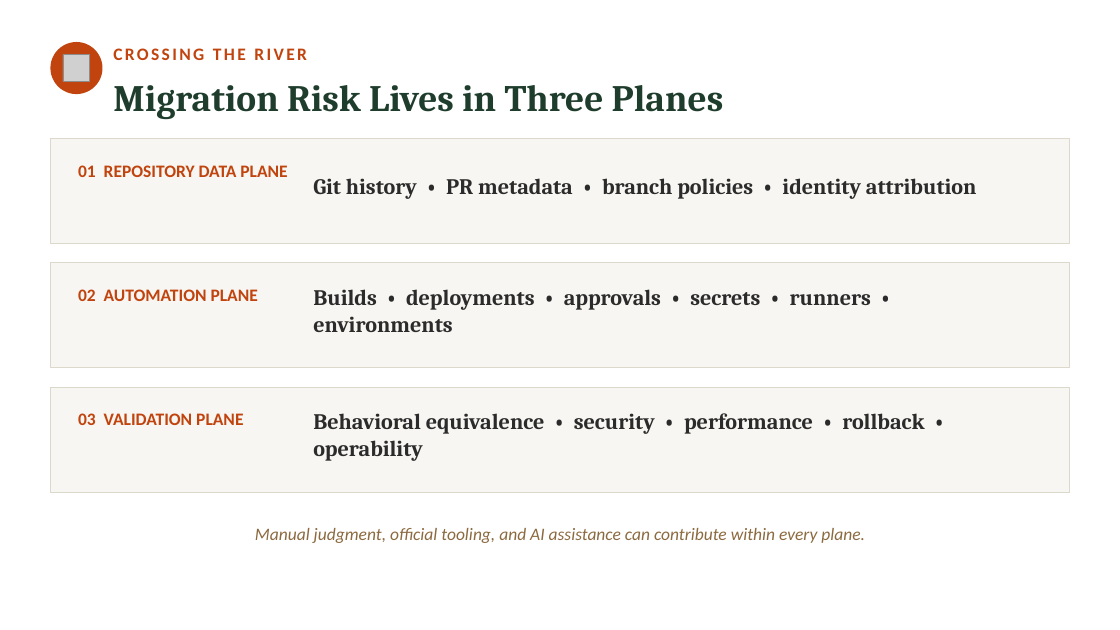
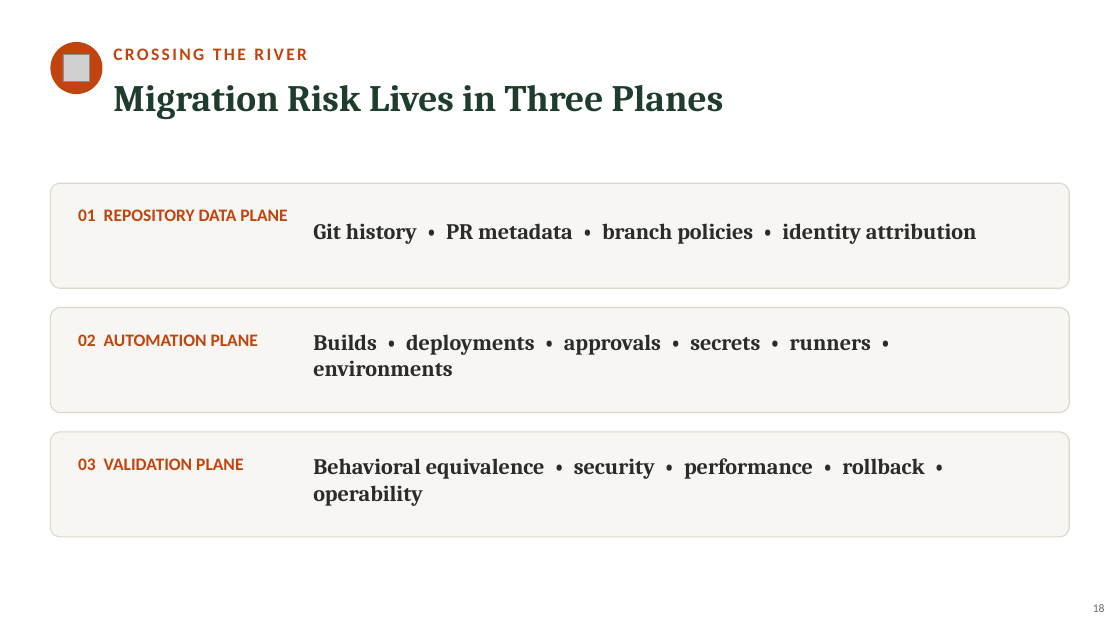
Before and after one commit to neumann1990/Azure_DevOps_To_GitHub, a slide deck: slide 18 of presentation/azure-devops-to-github-the-great-migration-FULL-DECK.pptx. Drawn at 1120x630 pixels with LibreOffice and Linux fonts; fonts in the diff are those of the drawing; grey boxes stand for pictures. Boxes give left, top, right and bottom in pixels: in the first picture for what was removed or moved away, otherwise in the second. Text is boxed around its words. In the diff, an @@ line names an element or a change of style, - is before the commit and + after.

Commit message:
More styling changes to PP

```diff
--- a/presentation/azure-devops-to-github-the-great-migration-FULL-DECK.pptx
+++ b/presentation/azure-devops-to-github-the-great-migration-FULL-DECK.pptx
@@ 6 texts, 3 rounded rectangles: place and size @@
-6 texts, 3 rounded rectangles at box(50, 139, 1070, 492)
+6 texts, 3 rounded rectangles at box(50, 183, 1070, 537)
@@ rectangle to rounded rectangle in 3 elements at box(50, 432, 1070, 537), box(50, 183, 1070, 288), box(50, 308, 1070, 413) @@
@@ text removed at box(255, 528, 865, 543) @@
-Manual judgment, official tooling, and AI assistance can contribute within every plane.
@@ page number added at box(1093, 604, 1105, 612), 10 pt, text #6B6B63 @@
+18
```
Also in this commit, not shown: 50 other slides changed.
